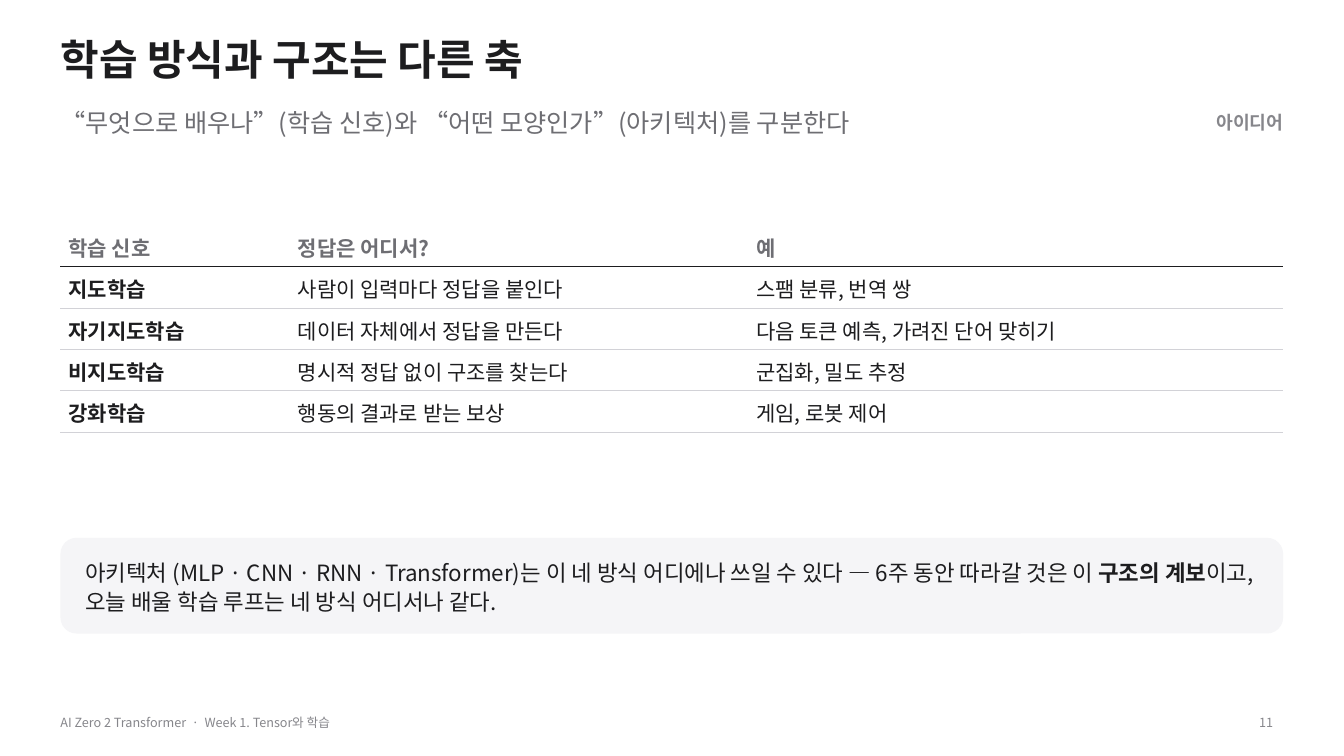
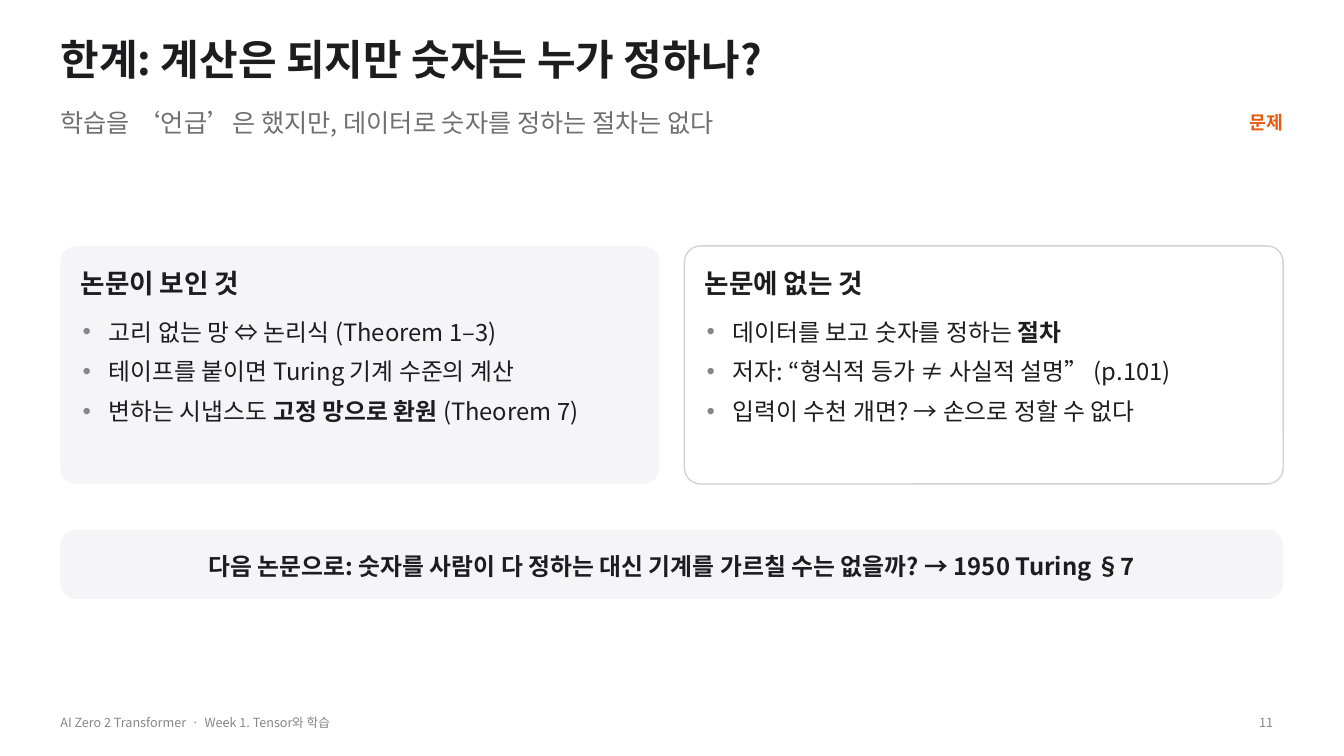
Before and after one commit to myunhh/AI-Zero-2-Transformers, a slide deck: slide 11 of lectures/week01_tensor_and_learning.pptx. Drawn at 1344x756 pixels with LibreOffice and Linux fonts; fonts in the diff are those of the drawing. Boxes give left, top, right and bottom in pixels: in the first picture for what was removed or moved away, otherwise in the second. Text is boxed around its words. In the diff, an @@ line names an element or a change of style, - is before the commit and + after.

```diff
--- a/lectures/week01_tensor_and_learning.pptx
+++ b/lectures/week01_tensor_and_learning.pptx
@@ title at (x1=60, y1=39, x2=762, y2=79): text changed @@
-학습 방식과 구조는 다른 축
+한계: 계산은 되지만 숫자는 누가 정하나?
@@ text at (x1=60, y1=111, x2=713, y2=137): text changed @@
-“무엇으로 배우나”(학습 신호)와 “어떤 모양인가”(아키텍처)를 구분한다
+학습을 ‘언급’은 했지만, 데이터로 숫자를 정하는 절차는 없다
@@ text at (x1=1250, y1=113, x2=1283, y2=131): text changed; text colour #86868B to #E8590C @@
-아이디어
+문제
@@ table removed at (x1=60, y1=225, x2=1284, y2=432), 5 rows, 3 columns @@
-학습 신호 | 정답은 어디서? | 예
-지도학습 | 사람이 입력마다 정답을 붙인다 | 스팸 분류, 번역 쌍
-자기지도학습 | 데이터 자체에서 정답을 만든다 | 다음 토큰 예측, 가려진 단어 맞히기
-비지도학습 | 명시적 정답 없이 구조를 찾는다 | 군집화, 밀도 추정
-강화학습 | 행동의 결과로 받는 보상 | 게임, 로봇 제어
@@ rounded rectangle added at (x1=60, y1=246, x2=659, y2=484), fill #F5F5F7 @@
@@ rounded rectangle added at (x1=685, y1=246, x2=1284, y2=484), fill #FFFFFF, outline #D2D2D7 1 pt @@
@@ text added at (x1=81, y1=270, x2=239, y2=296), 19 pt, text #1D1D1F, bold @@
+논문이 보인 것
@@ text added at (x1=705, y1=270, x2=863, y2=296), 19 pt, text #1D1D1F, bold @@
+논문에 없는 것
@@ text added at (x1=109, y1=321, x2=578, y2=425), 17 pt, text #1D1D1F @@
+• 고리 없는 망 ⇔ 논리식 (Theorem 1–3)
+• 테이프를 붙이면 Turing 기계 수준의 계산
+• 변하는 시냅스도 고정 망으로 환원 (Theorem 7)
@@ text added at (x1=733, y1=321, x2=1171, y2=422), 17 pt, text #1D1D1F @@
+• 데이터를 보고 숫자를 정하는 절차
+• 저자: “형식적 등가 ≠ 사실적 설명” (p.101)
+• 입력이 수천 개면? → 손으로 정할 수 없다
@@ rounded rectangle removed at (x1=60, y1=537, x2=1284, y2=633) @@
-아키텍처 (MLP · CNN · RNN · Transformer)는 이 네 방식 어디에나 쓰일 수 있다 — 6주 동안 따라갈 것은 이 구조의 계보이고, 오늘 배울 학습 루프는 네 방식 어디서나 같다.
@@ rounded rectangle added at (x1=60, y1=529, x2=1284, y2=599), fill #F5F5F7, 17 pt, text #1D1D1F, bold @@
+다음 논문으로: 숫자를 사람이 다 정하는 대신 기계를 가르칠 수는 없을까? → 1950 Turing §7
```
Also in this commit, not shown: 28 other slides changed, 25 slides added, 10 slides removed, 3 other files.
